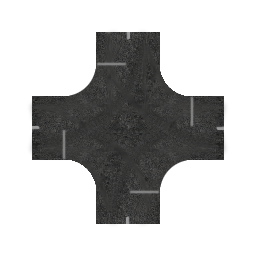
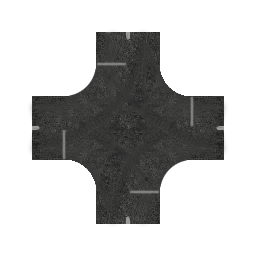
The second 256 × 256 image is a revision of the first. Changes to its layers:
painted on "Pasted Layer #1" over box(32, 32, 224, 225)
